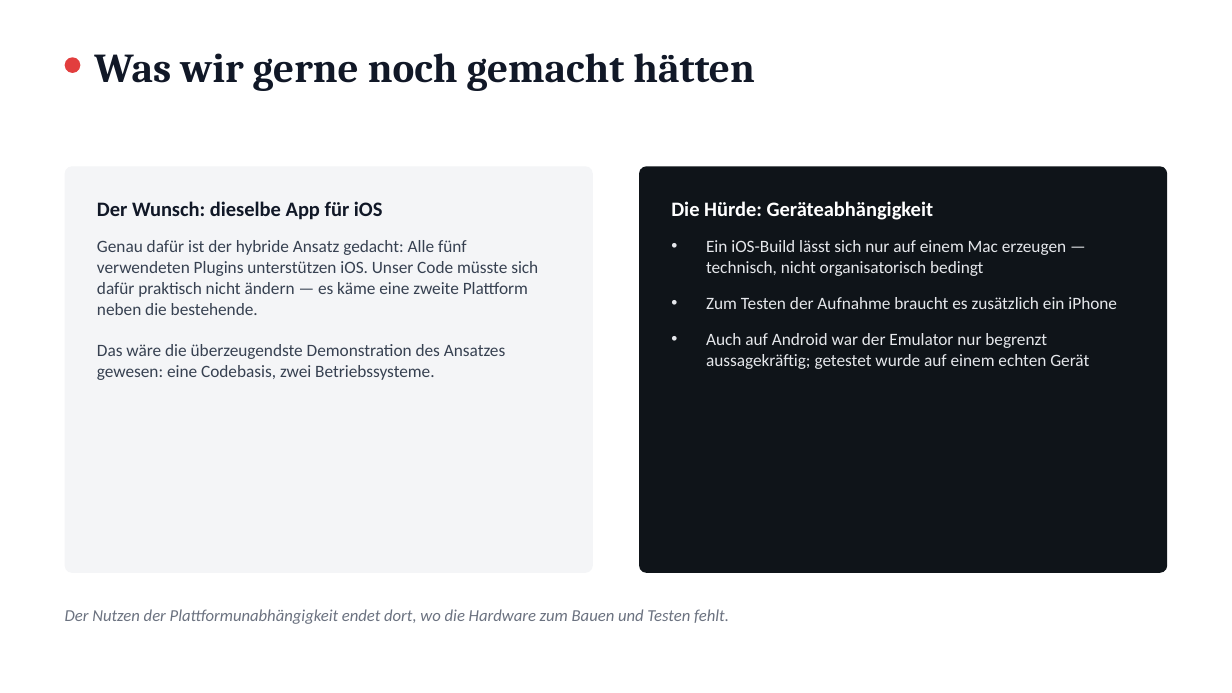
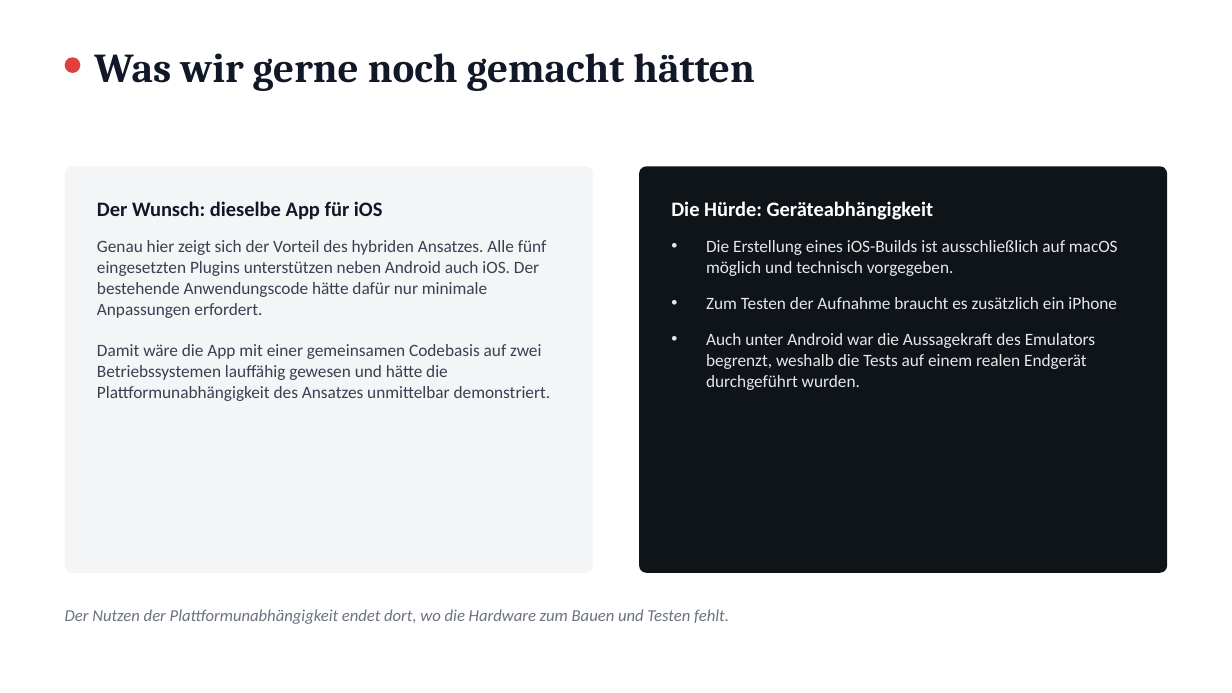
Before and after one commit to Denni-spy/audio-recorder-app, a slide deck: slide 12 of praesentation/Audio-Recorder-App-Praesentation.pptx (slide 13 before the commit). Drawn at 1232x693 pixels with LibreOffice and Linux fonts; fonts in the diff are those of the drawing. Boxes give left, top, right and bottom in pixels: in the first picture for what was removed or moved away, otherwise in the second. Text is boxed around its words. In the diff, an @@ line names an element or a change of style, - is before the commit and + after.

```diff
--- a/praesentation/Audio-Recorder-App-Praesentation.pptx
+++ b/praesentation/Audio-Recorder-App-Praesentation.pptx
@@ text at (97,240,551,401): text changed @@
-Genau dafür ist der hybride Ansatz gedacht: Alle fünf verwendeten Plugins unterstützen iOS. Unser Code müsste sich dafür praktisch nicht ändern — es käme eine zweite Plattform neben die bestehende.
-Das wäre die überzeugendste Demonstration des Ansatzes gewesen: eine Codebasis, zwei Betriebssysteme.
+Genau hier zeigt sich der Vorteil des hybriden Ansatzes. Alle fünf eingesetzten Plugins unterstützen neben Android auch iOS. Der bestehende Anwendungscode hätte dafür nur minimale Anpassungen erfordert.
+Damit wäre die App mit einer gemeinsamen Codebasis auf zwei Betriebssystemen lauffähig gewesen und hätte die Plattformunabhängigkeit des Ansatzes unmittelbar demonstriert.
@@ text at (706,240,1118,276): text changed @@
-• Ein iOS-Build lässt sich nur auf einem Mac erzeugen — technisch, nicht organisatorisch bedingt
+• Die Erstellung eines iOS-Builds ist ausschließlich auf macOS möglich und technisch vorgegeben.
@@ text at (706,333,1095,390): text changed @@
-• Auch auf Android war der Emulator nur begrenzt aussagekräftig; getestet wurde auf einem echten Gerät
+• Auch unter Android war die Aussagekraft des Emulators begrenzt, weshalb die Tests auf einem realen Endgerät durchgeführt wurden.
```
Also in this commit, not shown: 12 other slides changed, 1 slide removed.
